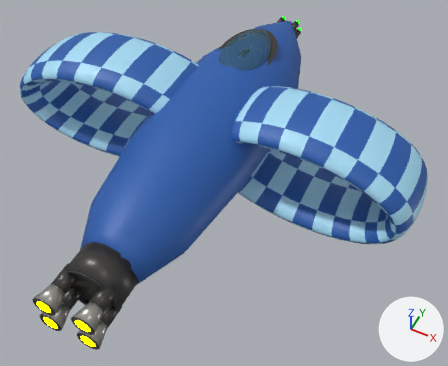
A saved change to the glTF model ThoriumGap_JS/models/Ship_TwoHoop_536191.glb.
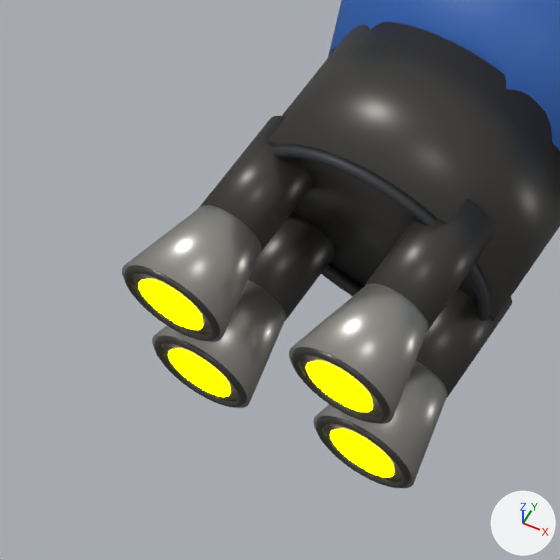
The first picture shows the older version from a camera (50 mm lens) standing at (2.83, -5.4, 5.64) and looking at (0.43, -0.6, -0.36). The close-ups show the older and then the newer version on the part from 1% to 30% of the width and 65% to 100% of the height of that picture. Only the edits that show in the close-ups are written down. Lighting does not change. The marker at lower right points along +X, +Y and +Z. Where no turn or scale is listed for an object, it has been applied to the vertices.

The first close-up shows 'EngineBell_LowerLeft_AftHullBurnishedNozzle', 'EngineBell_LowerRight_AftHullBurnishedNozzle', 'EngineBell_UpperLeft_AftHullBurnishedNozzle', 'EngineBell_UpperRight_AftHullBurnishedNozzle', 'EngineBlock_AftHullDarkTrimRing', 'EngineBlock_AftHullIntegratedMountPlate', 'EngineEmitter', 'EngineThroat_LowerLeft_AftHullDarkSocket', 'EngineThroat_LowerRight_AftHullDarkSocket', 'EngineThroat_UpperLeft_AftHullDarkSocket', 'EngineThroat_UpperRight_AftHullDarkSocket', 'Fuselage_MainCenteredHull_CenterOfMassAtOrigin' and 4 more.
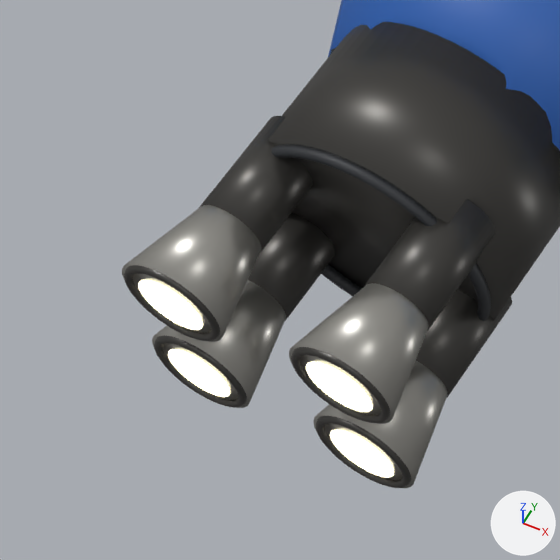
What differs and where, as boxes (x1, y1, x2, y2) in the close-ups (560 x 560 px):
'EngineEmitter', recoloured: (138, 280, 394, 478) in both

The change in detail:
In material 'EngineGlow' (mat_engineglow), emission_color goes from (1.0, 1.0, 0.0) (yellow #ffff00) to (0.62, 0.57, 0.4) (beige #cec7aa).
